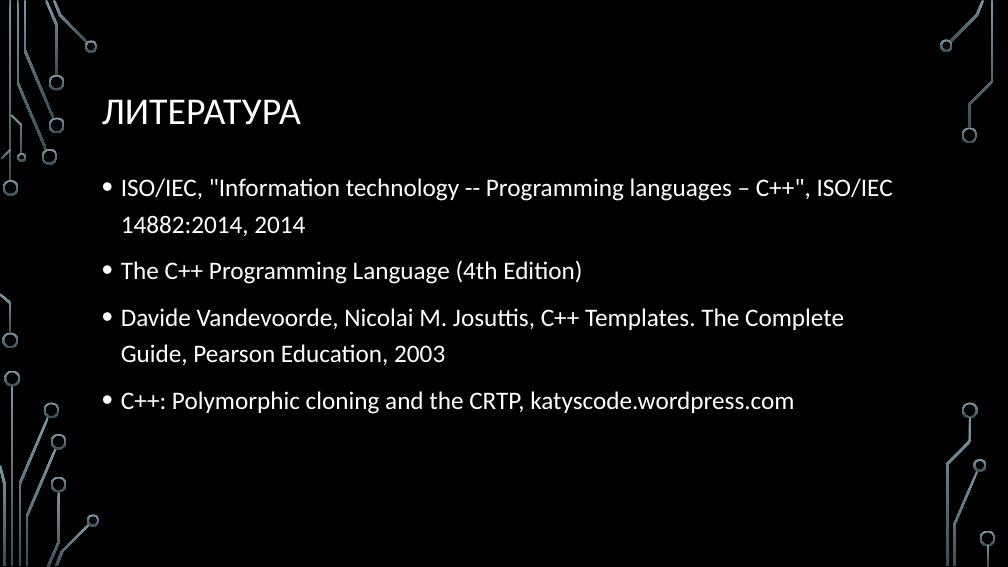
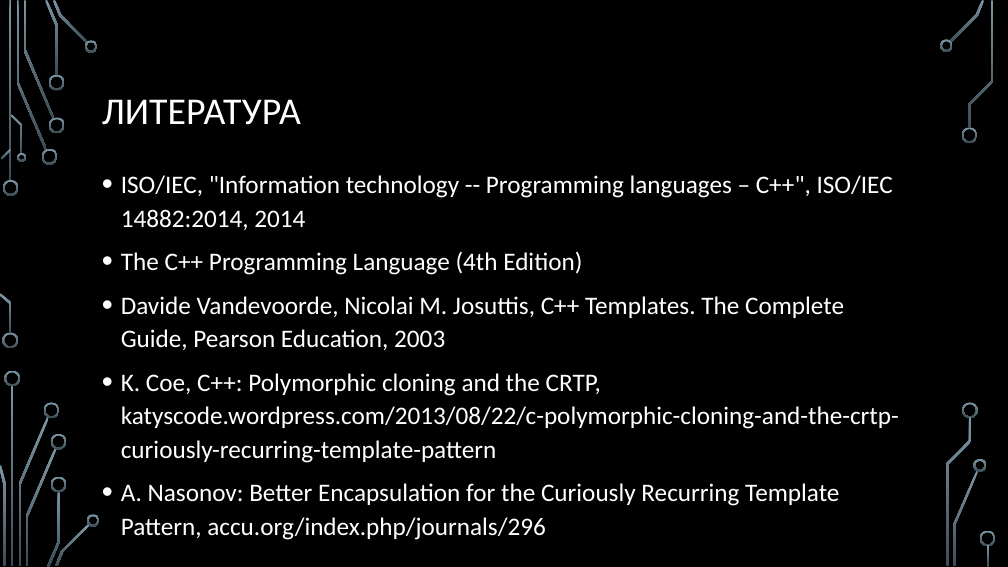
Before and after one commit to MIPT-ILab/cpp-lects-rus, a slide deck: slide 66 of slides/lec2-2-class-templates.pptx (slide 54 before the commit). Drawn at 1008x567 pixels with LibreOffice and Linux fonts; fonts in the diff are those of the drawing; background and template pictures are left out. Boxes give left, top, right and bottom in pixels: in the first picture for what was removed or moved away, otherwise in the second. Text is boxed around its words. In the diff, an @@ line names an element or a change of style, - is before the commit and + after.

Commit message:
CRTP files for tomorrow talk and big slides update

```diff
--- a/slides/lec2-2-class-templates.pptx
+++ b/slides/lec2-2-class-templates.pptx
@@ text at <box>121,175,893,350</box>: line spacing 1.2 to 1.1 @@
@@ text at <box>121,373,899,540</box>: text changed @@
-• C++: Polymorphic cloning and the CRTP, katyscode.wordpress.com
+• K. Coe, C++: Polymorphic cloning and the CRTP, katyscode.wordpress.com/2013/08/22/c-polymorphic-cloning-and-the-crtp-curiously-recurring-template-pattern
+• A. Nasonov: Better Encapsulation for the Curiously Recurring Template Pattern, accu.org/index.php/journals/296
```
Also in this commit, not shown: 7 other slides changed, 14 slides added, 9 other files.
